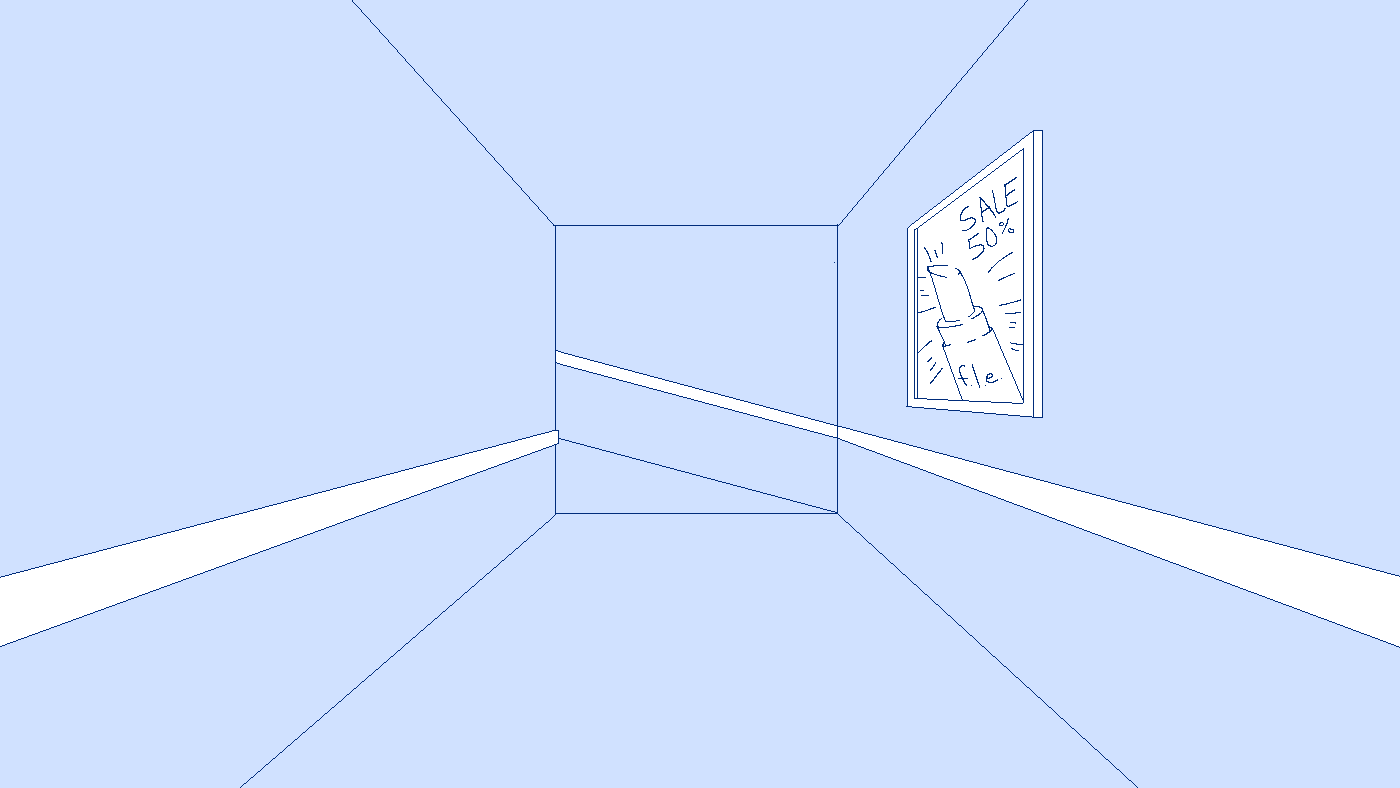
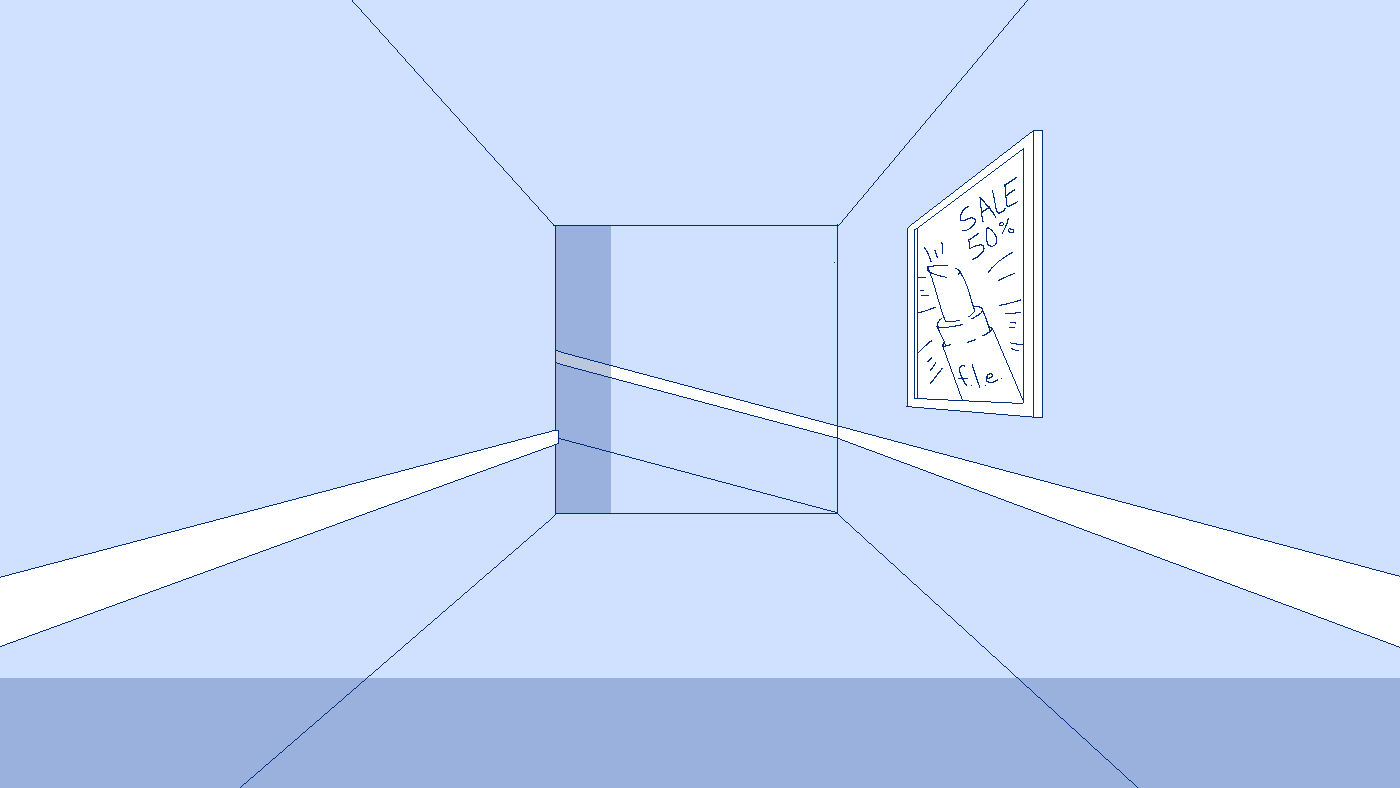
The second 1400 x 788 image is a revision of the first. Changes to its layers:
added layer "Paint Layer 6" above "exithighlight" over [0, 678, 1400, 788]
showed "exithighlight", painted on it over [556, 226, 611, 513]
painted on "Paint Layer 1" over [0, 226, 1400, 788]
painted on "Background" over [0, 226, 1400, 788]